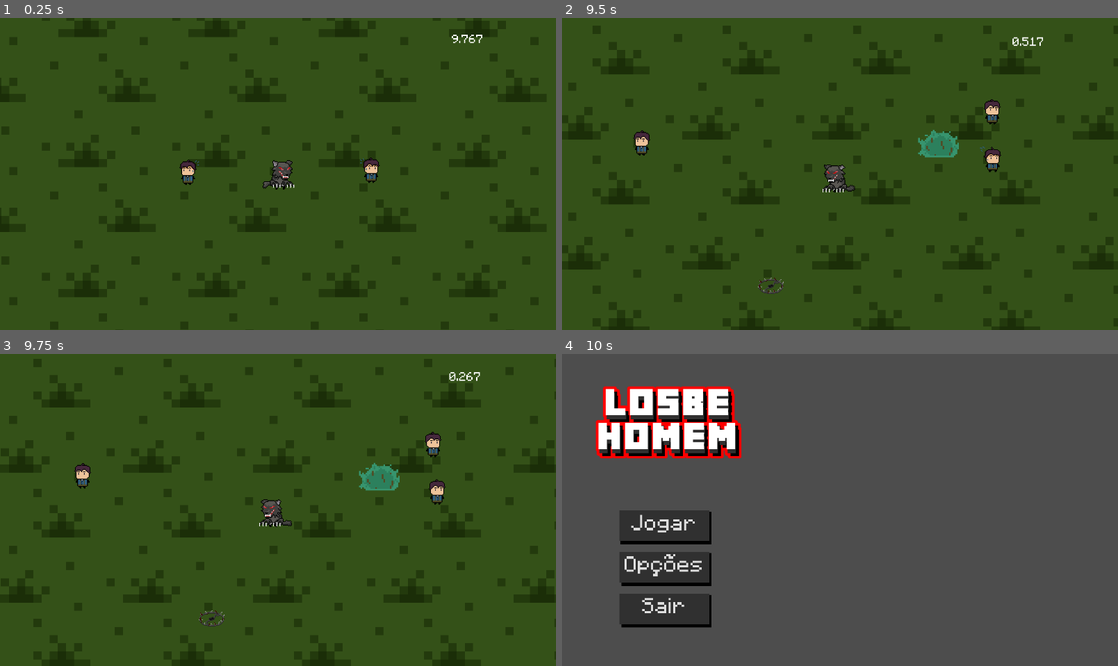
Above: before the commit, frames 1-4 (two rows, left to right).
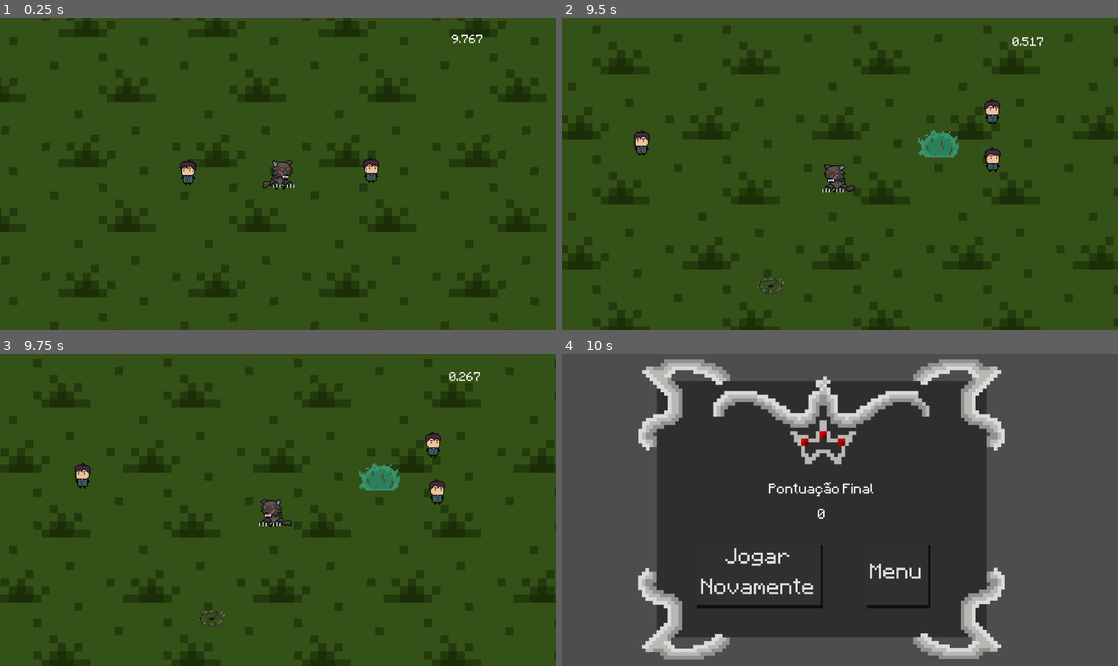
Above: after the commit, the same moments.

Repository: TheBadGuy616/Gamejam-Plus
Game: Godot game, scene res://Personagens/cena_teste.tscn
Two runs of this game, one before a commit and one after it. Both use one fixed random seed, a clock stepped at 60 frames per second and the inputs below. The project has no main scene, so this scene is started directly.
Inputs (mouse positions are in pixels of both pictures, inside the frame that each line leads up to):
- Up to frame 1 (0.25 s): no input
- Up to frame 2 (9.5 s): move the mouse to (962, 158) at 0.52 s; hold Right (ui_right) 0.53-1.28 s; move the mouse to (728, 189) at 1.27 s; hold Down (ui_down) 1.28-2.03 s; move the mouse to (895, 105) at 2.02 s; hold Right (ui_right) 2.03-2.78 s; move the mouse to (812, 236) at 2.77 s; hold Up (ui_up) 2.78-3.53 s; move the mouse to (1006, 220) at 3.52 s; hold Left (ui_left) 3.53-5.03 s; move the mouse to (673, 127) at 4.27 s; move the mouse to (867, 174) at 5.02 s; hold Down (ui_down) 5.03-5.78 s; move the mouse to (756, 96) at 5.77 s; hold Right (ui_right) 5.78-6.53 s; move the mouse to (962, 158) at 6.52 s; hold Up (ui_up) 6.53-7.28 s; move the mouse to (728, 189) at 7.27 s; hold Right (ui_right) 7.28-8.03 s; move the mouse to (895, 105) at 8.02 s; hold Down (ui_down) 8.03-8.78 s; move the mouse to (812, 236) at 8.77 s; hold Left (ui_left) from 8.78 s (still down)
- Up to frame 3 (9.75 s): move the mouse to (444, 556) at 9.52 s; release Left (ui_left) at 9.53 s; hold Up (ui_up) from 9.53 s (still down)
- Up to frame 4 (10 s): keep holding Up (ui_up)

Frames 1-3 are identical in both runs. In frame 4, 54% of the frame differs, in the area x 6-80%, y 1-98%.

Commit message:
feat: tela de pontuação final

Diff:
--- a/losbehomemauuooooouuuu/Interfaces/menuIniciar.tscn
+++ b/losbehomemauuooooouuuu/Interfaces/menuIniciar.tscn
@@ -1,10 +1,10 @@
 [gd_scene load_steps=9 format=3 uid="uid://c72n7km8qre1u"]
 
 [ext_resource type="Texture2D" uid="uid://c1r0kqc3otrf4" path="res://Sprites/placeHolders/WhatsApp Image 2025-10-18 at 07.52.49.jpeg" id="1_ri0ax"]
-[ext_resource type="Script" uid="uid://ci2tgi1yo7lld" path="res://Interfaces/menu_iniciar.gd" id="1_x65mq"]
+[ext_resource type="Script" uid="uid://ci2tgi1yo7lld" path="res://scritps/menu_iniciar.gd" id="1_x65mq"]
 [ext_resource type="Texture2D" uid="uid://d4jct0nfnqhug" path="res://Sprites/placeHolders/LosbeHomem - Logo.png" id="2_fpcjo"]
 [ext_resource type="FontFile" uid="uid://dfp886wjxurnh" path="res://Assets/Minecraftia-Regular.ttf" id="3_x65mq"]
-[ext_resource type="Script" uid="uid://bj6d1c1xytdq0" path="res://Interfaces/sair.gd" id="5_87rq4"]
+[ext_resource type="Script" uid="uid://bj6d1c1xytdq0" path="res://scritps/sair.gd" id="5_87rq4"]
 
 [sub_resource type="StyleBoxFlat" id="StyleBoxFlat_x65mq"]
 bg_color = Color(0.1882353, 0.1882353, 0.1882353, 1)
--- a/losbehomemauuooooouuuu/Interfaces/menuOpcoes.tscn
+++ b/losbehomemauuooooouuuu/Interfaces/menuOpcoes.tscn
@@ -1,7 +1,7 @@
 [gd_scene load_steps=25 format=3 uid="uid://di07spt8ge1rn"]
 
 [ext_resource type="Texture2D" uid="uid://c1r0kqc3otrf4" path="res://Sprites/placeHolders/WhatsApp Image 2025-10-18 at 07.52.49.jpeg" id="1_6nybr"]
-[ext_resource type="Script" uid="uid://cr3lnmw0r2ufe" path="res://Interfaces/menu_opcoes.gd" id="1_lxduh"]
+[ext_resource type="Script" uid="uid://cr3lnmw0r2ufe" path="res://scritps/menu_opcoes.gd" id="1_lxduh"]
 [ext_resource type="Texture2D" uid="uid://d4jct0nfnqhug" path="res://Sprites/placeHolders/LosbeHomem - Logo.png" id="2_lxduh"]
 [ext_resource type="FontFile" uid="uid://dfp886wjxurnh" path="res://Assets/Minecraftia-Regular.ttf" id="3_i8670"]
 [ext_resource type="Texture2D" uid="uid://53xikivf5fdd" path="res://Assets/ahahahhaha.png" id="5_dthnw"]
--- /dev/null
+++ b/losbehomemauuooooouuuu/Interfaces/pontuacaoFinal.tscn
@@ -0,0 +1,210 @@
+[gd_scene load_steps=8 format=3 uid="uid://crvtk317prqm"]
+
+[ext_resource type="FontFile" uid="uid://dfp886wjxurnh" path="res://Assets/Minecraftia-Regular.ttf" id="1_mqc76"]
+[ext_resource type="Script" uid="uid://bf4icvje253fg" path="res://scritps/pontuacao_final.gd" id="1_oqsq5"]
+[ext_resource type="Texture2D" uid="uid://4nvasa31x7ar" path="res://Assets/CANTOUPDATE.png" id="2_oqsq5"]
+[ext_resource type="Texture2D" uid="uid://6snnlci78lhb" path="res://Assets/detalheCoroa.png" id="3_vksqj"]
+
+[sub_resource type="StyleBoxFlat" id="StyleBoxFlat_oqsq5"]
+bg_color = Color(0.1882353, 0.1882353, 0.1882353, 1)
+expand_margin_left = 5.0
+expand_margin_right = 5.0
+shadow_offset = Vector2(3, 3)
+anti_aliasing = false
+
+[sub_resource type="StyleBoxFlat" id="StyleBoxFlat_vksqj"]
+bg_color = Color(0.1882353, 0.1882353, 0.1882353, 1)
+expand_margin_left = 5.0
+expand_margin_right = 5.0
+
+[sub_resource type="GDScript" id="GDScript_mf3j1"]
+script/source = "extends \"res://scritps/botaoMenu.gd\"
+"
+
+[node name="PontuacaoFinal" type="Control" node_paths=PackedStringArray("pontos")]
+layout_mode = 3
+anchors_preset = 15
+anchor_right = 1.0
+anchor_bottom = 1.0
+grow_horizontal = 2
+grow_vertical = 2
+script = ExtResource("1_oqsq5")
+pontos = NodePath("Panel/pontos")
+
+[node name="Panel" type="Panel" parent="."]
+layout_mode = 1
+anchors_preset = 8
+anchor_left = 0.5
+anchor_top = 0.5
+anchor_right = 0.5
+anchor_bottom = 0.5
+offset_left = -450.0
+offset_top = -317.0
+offset_right = 450.0
+offset_bottom = 383.0
+grow_horizontal = 2
+grow_vertical = 2
+scale = Vector2(0.9, 0.9)
+
+[node name="Pontuação" type="Label" parent="Panel"]
+z_index = 1
+layout_mode = 1
+anchors_preset = 8
+anchor_left = 0.5
+anchor_top = 0.5
+anchor_right = 0.5
+anchor_bottom = 0.5
+offset_left = -136.99997
+offset_top = -76.66669
+offset_right = 137.0
+offset_bottom = -23.666687
+grow_horizontal = 2
+grow_vertical = 2
+theme_override_colors/font_color = Color(1, 1, 1, 1)
+theme_override_fonts/font = ExtResource("1_mqc76")
+theme_override_font_sizes/font_size = 30
+text = "Pontuação Final"
+horizontal_alignment = 1
+
+[node name="pontos" type="Label" parent="Panel"]
+z_index = 1
+layout_mode = 1
+anchors_preset = 8
+anchor_left = 0.5
+anchor_top = 0.5
+anchor_right = 0.5
+anchor_bottom = 0.5
+offset_left = -144.49994
+offset_top = -7.7778015
+offset_right = 144.50012
+offset_bottom = 45.2222
+grow_horizontal = 2
+grow_vertical = 2
+theme_override_colors/font_color = Color(1, 1, 1, 1)
+theme_override_fonts/font = ExtResource("1_mqc76")
+theme_override_font_sizes/font_size = 30
+horizontal_alignment = 1
+
+[node name="TextureRect" type="TextureRect" parent="Panel"]
+layout_mode = 0
+offset_left = -111.11113
+offset_top = 471.11115
+offset_right = 208.88887
+offset_bottom = 791.11115
+mouse_filter = 2
+texture = ExtResource("2_oqsq5")
+metadata/_edit_lock_ = true
+
+[node name="TextureRect2" type="TextureRect" parent="Panel"]
+layout_mode = 0
+offset_left = 689.99963
+offset_top = 470.00012
+offset_right = 1009.99963
+offset_bottom = 790.0001
+texture = ExtResource("2_oqsq5")
+flip_h = true
+
+[node name="TextureRect3" type="TextureRect" parent="Panel"]
+layout_mode = 0
+offset_left = 690.0001
+offset_top = -90.0
+offset_right = 1010.0001
+offset_bottom = 230.0
+texture = ExtResource("2_oqsq5")
+flip_h = true
+flip_v = true
+
+[node name="TextureRect4" type="TextureRect" parent="Panel"]
+layout_mode = 0
+offset_left = -110.000046
+offset_top = -90.0
+offset_right = 209.99995
+offset_bottom = 230.0
+texture = ExtResource("2_oqsq5")
+flip_v = true
+
+[node name="TextureRect5" type="TextureRect" parent="Panel"]
+layout_mode = 0
+offset_left = 144.4444
+offset_top = -83.33335
+offset_right = 784.4444
+offset_bottom = 236.66666
+texture = ExtResource("3_vksqj")
+
+[node name="Menus" type="BoxContainer" parent="."]
+layout_mode = 1
+anchors_preset = 7
+anchor_left = 0.5
+anchor_top = 1.0
+anchor_right = 0.5
+anchor_bottom = 1.0
+offset_left = -331.0
+offset_top = -301.0
+offset_right = -149.0
+offset_bottom = -245.0
+grow_horizontal = 2
+grow_vertical = 0
+scale = Vector2(2.695, 2.695)
+
+[node name="VBoxContainer" type="HBoxContainer" parent="Menus"]
+layout_mode = 2
+theme_override_constants/separation = 50
+
+[node name="Jogar" type="Button" parent="Menus/VBoxContainer"]
+texture_filter = 1
+layout_mode = 2
+theme_override_fonts/font = ExtResource("1_mqc76")
+theme_override_font_sizes/font_size = 16
+theme_override_styles/normal = SubResource("StyleBoxFlat_oqsq5")
+theme_override_styles/pressed = SubResource("StyleBoxFlat_oqsq5")
+theme_override_styles/hover = SubResource("StyleBoxFlat_vksqj")
+theme_override_styles/focus = SubResource("StyleBoxFlat_vksqj")
+text = "Jogar
+Novamente"
+autowrap_trim_flags = 192
+script = SubResource("GDScript_mf3j1")
+
+[node name="ColorRect" type="ColorRect" parent="Menus/VBoxContainer/Jogar"]
+z_index = -1
+layout_mode = 1
+anchors_preset = 15
+anchor_right = 1.0
+anchor_bottom = 1.0
+offset_left = -4.0816307
+offset_top = 1.0
+offset_right = 6.9183655
+offset_bottom = 3.0
+grow_horizontal = 2
+grow_vertical = 2
+mouse_filter = 2
+color = Color(0, 0, 0, 1)
+
+[node name="Opções" type="Button" parent="Menus/VBoxContainer"]
+texture_filter = 1
+layout_mode = 2
+theme_override_fonts/font = ExtResource("1_mqc76")
+theme_override_font_sizes/font_size = 16
+theme_override_styles/normal = SubResource("StyleBoxFlat_oqsq5")
+theme_override_styles/pressed = SubResource("StyleBoxFlat_oqsq5")
+theme_override_styles/hover = SubResource("StyleBoxFlat_vksqj")
+theme_override_styles/focus = SubResource("StyleBoxFlat_vksqj")
+text = "Menu"
+script = SubResource("GDScript_mf3j1")
+
+[node name="ColorRect" type="ColorRect" parent="Menus/VBoxContainer/Opções"]
+z_index = -1
+layout_mode = 1
+anchors_preset = 15
+anchor_right = 1.0
+anchor_bottom = 1.0
+offset_left = -3.3395195
+offset_top = 1.0
+offset_right = 6.6642
+offset_bottom = 3.0
+grow_horizontal = 2
+grow_vertical = 2
+mouse_filter = 2
+color = Color(0, 0, 0, 1)
+
+[connection signal="pressed" from="Menus/VBoxContainer/Jogar" to="." method="_on_jogar_pressed"]
+[connection signal="pressed" from="Menus/VBoxContainer/Opções" to="." method="_on_opções_pressed"]
--- a/losbehomemauuooooouuuu/scritps/Protagonista.gd
+++ b/losbehomemauuooooouuuu/scritps/Protagonista.gd
@@ -144,4 +144,4 @@
 func _on_vida_timer_timeout():
 	print("O tempo acabou! Jogador Morreu.")
 	queue_free()
-	get_tree().change_scene_to_file("res://Interfaces/menuIniciar.tscn")
+	get_tree().change_scene_to_file("res://Interfaces/pontuacaoFinal.tscn")
--- /dev/null
+++ b/losbehomemauuooooouuuu/scritps/pontos.gd
@@ -0,0 +1,11 @@
+extends Label
+
+
+# Called when the node enters the scene tree for the first time.
+func _ready() -> void:
+	pass # Replace with function body.
+
+
+# Called every frame. 'delta' is the elapsed time since the previous frame.
+func _process(delta: float) -> void:
+	pass
--- /dev/null
+++ b/losbehomemauuooooouuuu/scritps/pontuacao_final.gd
@@ -0,0 +1,16 @@
+extends Control
+
+@export var pontos: Label
+
+func _ready():
+	update_points_label()
+
+func update_points_label():
+	pontos.text = str(Globais.points)
+
+
+func _on_jogar_pressed() -> void:
+	get_tree().change_scene_to_file("res://Personagens/cena_teste.tscn")
+
+func _on_opções_pressed() -> void:
+	get_tree().change_scene_to_file("res://Interfaces/menuIniciar.tscn")
Binary file added: losbehomemauuooooouuuu/Assets/detalheCoroa.png
Not shown, added: losbehomemauuooooouuuu/Assets/detalheCoroa.png.import
Renamed: losbehomemauuooooouuuu/Interfaces/h_slider.gd -> losbehomemauuooooouuuu/scritps/h_slider.gd
Renamed: losbehomemauuooooouuuu/Interfaces/h_slider.gd.uid -> losbehomemauuooooouuuu/scritps/h_slider.gd.uid
Renamed: losbehomemauuooooouuuu/Interfaces/menu_iniciar.gd -> losbehomemauuooooouuuu/scritps/menu_iniciar.gd
Renamed: losbehomemauuooooouuuu/Interfaces/menu_iniciar.gd.uid -> losbehomemauuooooouuuu/scritps/menu_iniciar.gd.uid
Renamed: losbehomemauuooooouuuu/Interfaces/menu_opcoes.gd -> losbehomemauuooooouuuu/scritps/menu_opcoes.gd
Renamed: losbehomemauuooooouuuu/Interfaces/menu_opcoes.gd.uid -> losbehomemauuooooouuuu/scritps/menu_opcoes.gd.uid
Not shown, added: losbehomemauuooooouuuu/scritps/pontos.gd.uid
Not shown, added: losbehomemauuooooouuuu/scritps/pontuacao_final.gd.uid
Renamed: losbehomemauuooooouuuu/Interfaces/sair.gd -> losbehomemauuooooouuuu/scritps/sair.gd
Renamed: losbehomemauuooooouuuu/Interfaces/sair.gd.uid -> losbehomemauuooooouuuu/scritps/sair.gd.uid
(and 2 more such lines)
